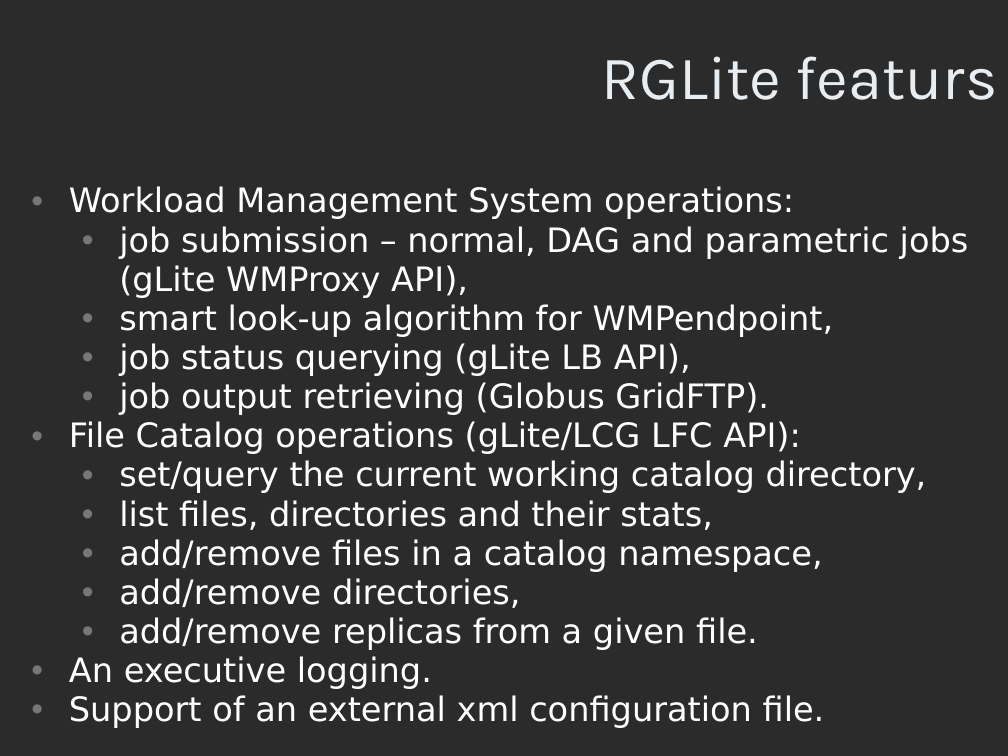
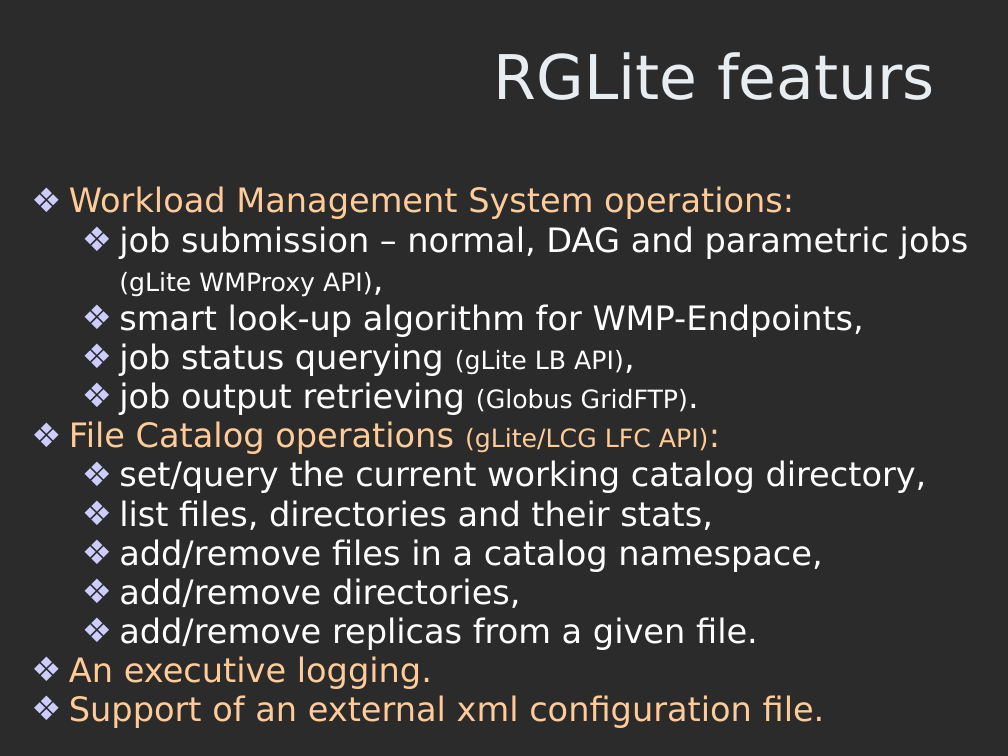
Before and after one commit to AnarManafov/PoDDocumentation, a slide deck: slide 5 of PROOF-Workshop/2007-Nov/PROOF-Workshop-2007-RGLite_gLitePROOF-GSI.ppt. Drawn at 1008x756 pixels with LibreOffice and Linux fonts; fonts in the diff are those of the drawing; background and template pictures are left out; a plain dark background stands for a picture behind light text. Boxes give left, top, right and bottom in pixels: in the first picture for what was removed or moved away, otherwise in the second. Text is boxed around its words. In the diff, an @@ line names an element or a change of style, - is before the commit and + after.

```diff
--- a/PROOF-Workshop/2007-Nov/PROOF-Workshop-2007-RGLite_gLitePROOF-GSI.ppt
+++ b/PROOF-Workshop/2007-Nov/PROOF-Workshop-2007-RGLite_gLitePROOF-GSI.ppt
@@ title "RGLite featurs": place and size @@
-title "RGLite featurs" at (602,56,998,100)
+title "RGLite featurs" at (494,52,935,100)
@@ title "RGLite featurs" at (494,52,935,100): font Karla to DejaVu Sans @@
@@ text at (69,186,969,728): text colour #FFFFFF to #FFCC99 in "Workload Management System operations:", "File Catalog operations (gLite/LCG LFC API):", "An executive logging.", "Support of an external xml configuration file."; size 24 to 18 pt in "(gLite WMProxy API),", "(gLite LB API),", "(Globus GridFTP).", "(gLite/LCG LFC API):"; bullet • to ❖; bullet colour #777777 to #CCCCFF @@
@@ text at (119,304,864,337): text changed @@
-  • smart look-up algorithm for WMPendpoint,
+  ❖ smart look-up algorithm for WMP-Endpoints,
```
Also in this commit, not shown: 8 other slides changed, 1 slide added, 2 slides removed.
